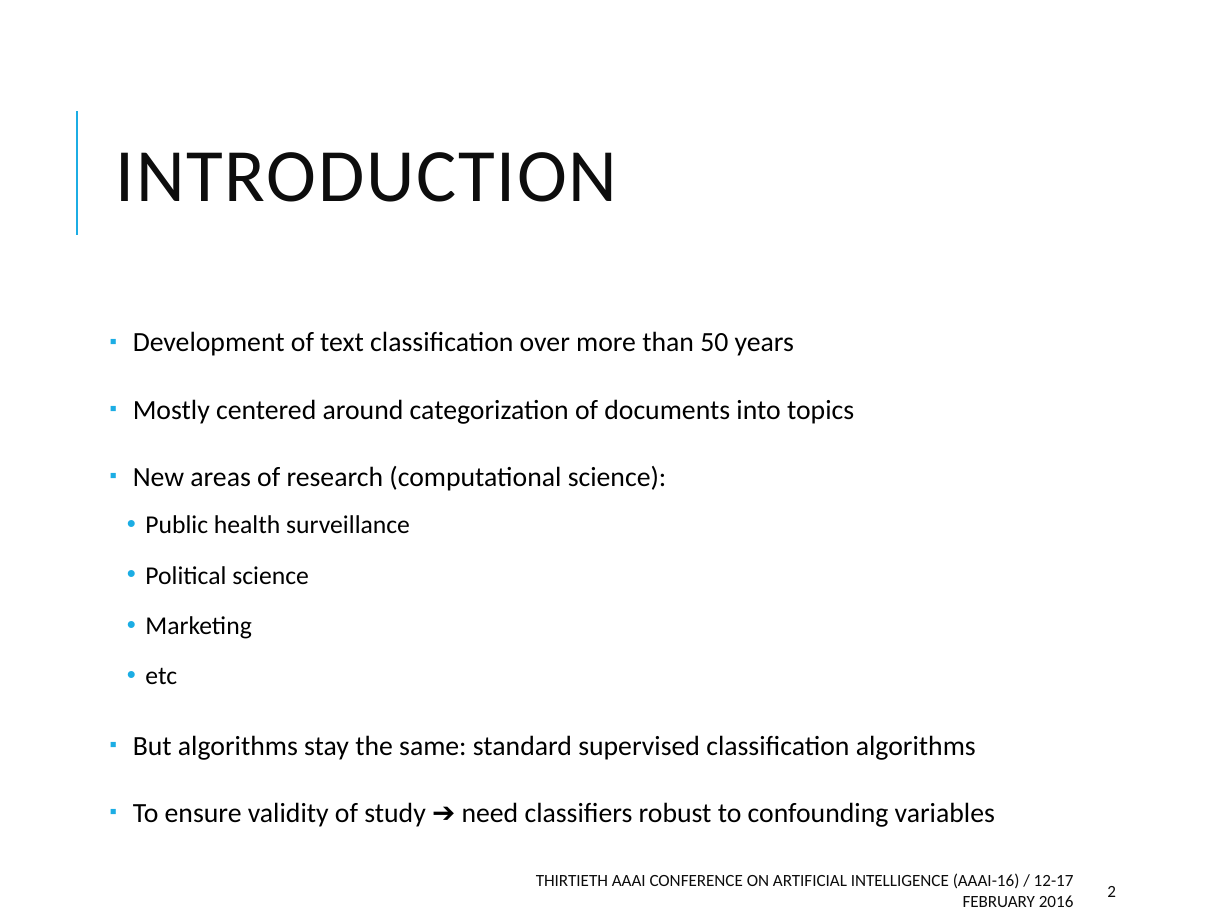
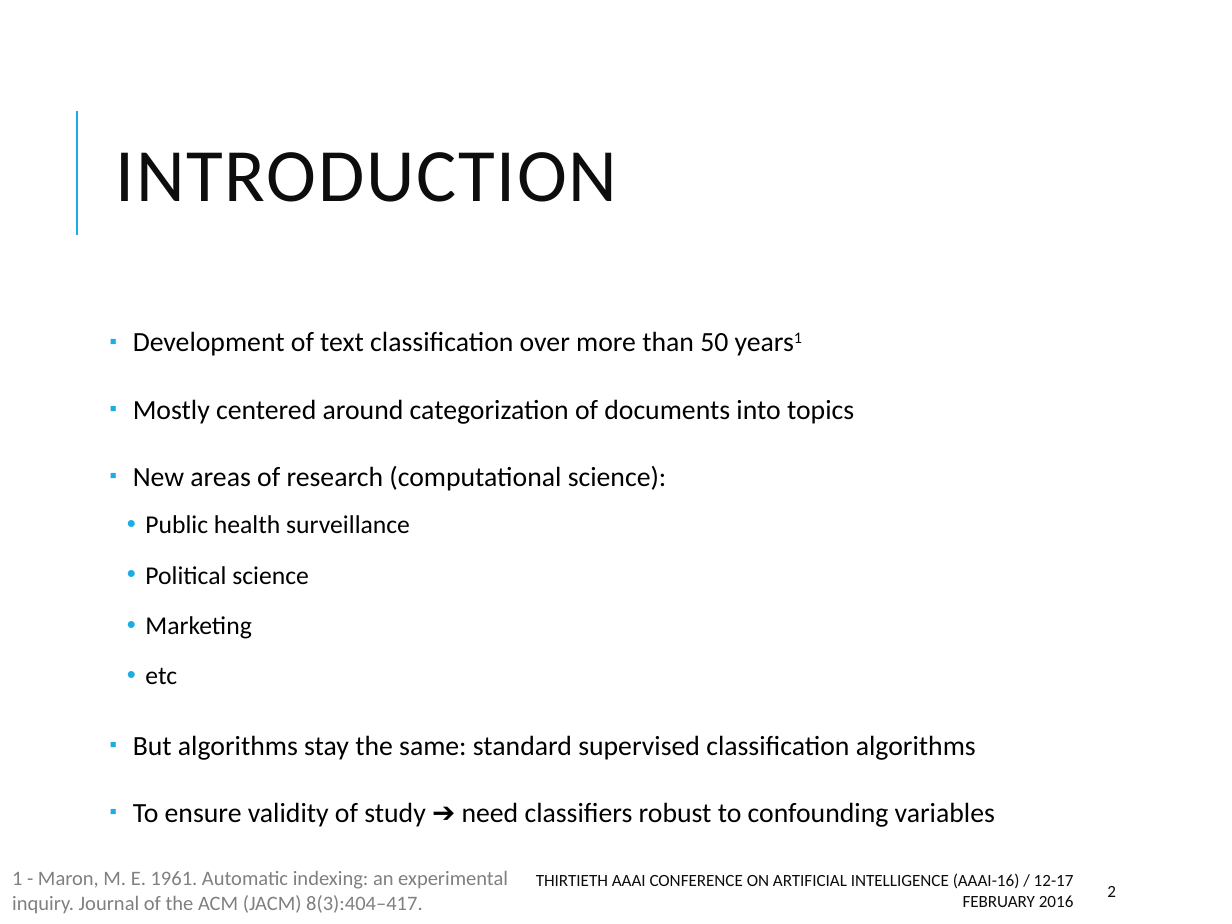
Before and after one commit to tapilab/aaai-2016-robust, a slide deck: slide 2 of slides/slides.pptx. Drawn at 1232x924 pixels with LibreOffice and Linux fonts; fonts in the diff are those of the drawing. Boxes give left, top, right and bottom in pixels: in the first picture for what was removed or moved away, otherwise in the second. Text is boxed around its words. In the diff, an @@ line names an element or a change of style, - is before the commit and + after.

```diff
--- a/slides/slides.pptx
+++ b/slides/slides.pptx
@@ text added at [12,871,508,913], 12 pt, text #808080 @@
+1 - Maron, M. E. 1961. Automatic indexing: an experimental inquiry. Journal of the ACM (JACM) 8(3):404–417.
```
Also in this commit, not shown: 2 other slides changed, 1 other file.
